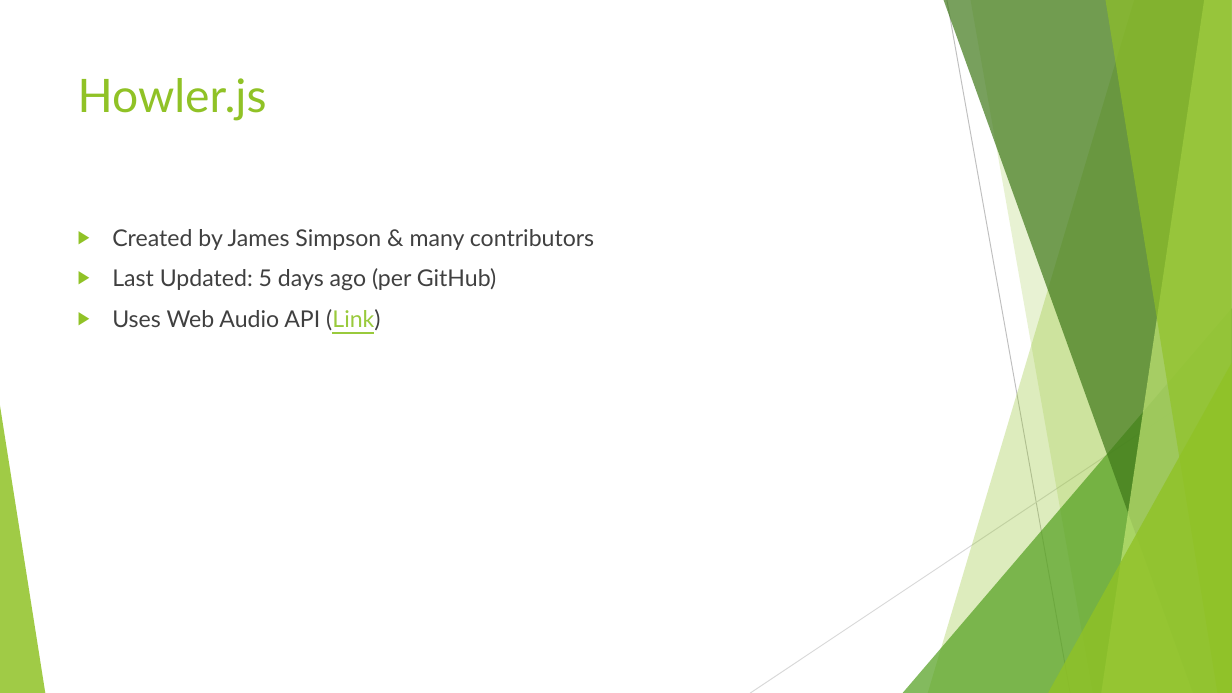
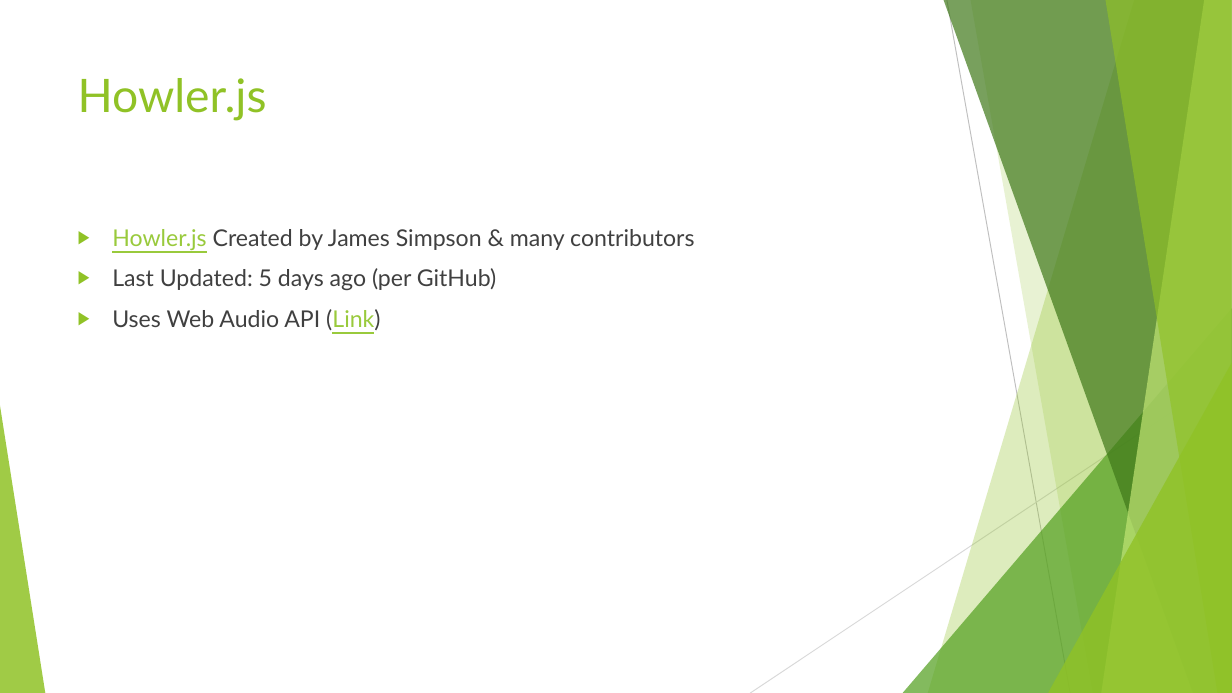
Before and after one commit to amy61789/web150, a slide deck: slide 2 of HOWLER.pptx. Drawn at 1232x693 pixels with LibreOffice and Linux fonts; fonts in the diff are those of the drawing. Boxes give left, top, right and bottom in pixels: in the first picture for what was removed or moved away, otherwise in the second. Text is boxed around its words. In the diff, an @@ line names an element or a change of style, - is before the commit and + after.

```diff
--- a/HOWLER.pptx
+++ b/HOWLER.pptx
@@ text at (112,229,694,250): text changed @@
-▶ Created by James Simpson & many contributors
+▶ Howler.js Created by James Simpson & many contributors
```
Also in this commit, not shown: 3 other slides changed.
